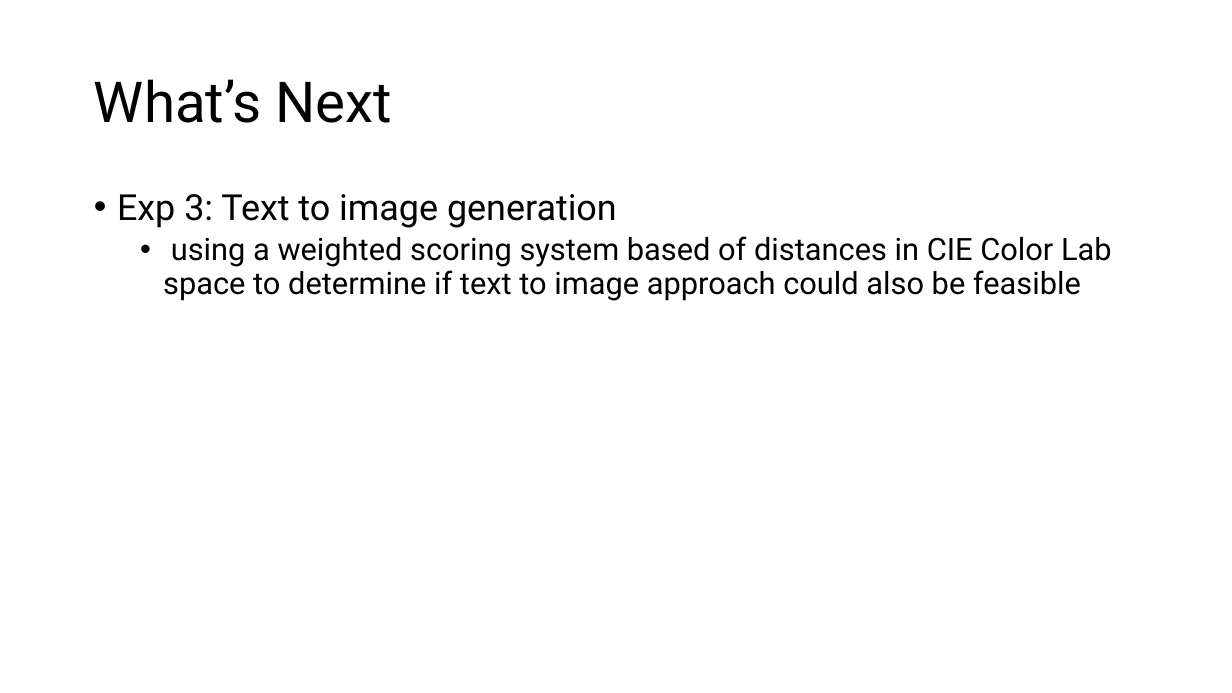
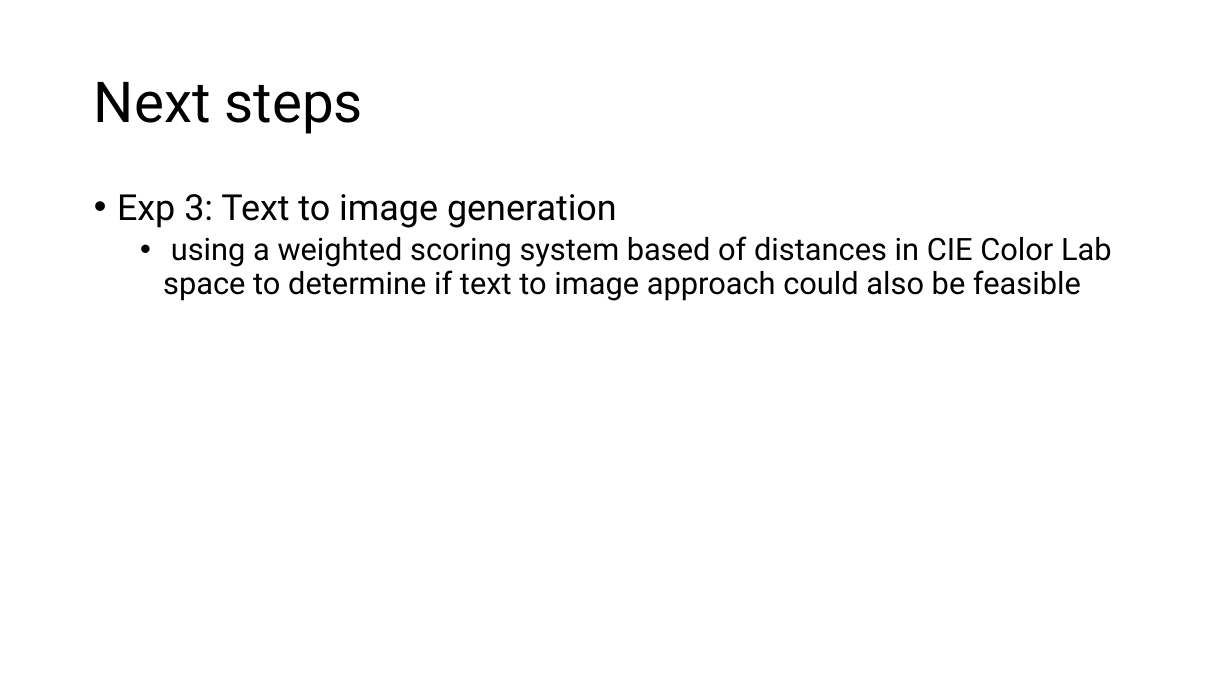
Before and after one commit to ryan-moreno/BMI_771_project, a slide deck: slide 23 of Presentation.pptx. Drawn at 1232x693 pixels with LibreOffice and Linux fonts; fonts in the diff are those of the drawing. Boxes give left, top, right and bottom in pixels: in the first picture for what was removed or moved away, otherwise in the second. Text is boxed around its words. In the diff, an @@ line names an element or a change of style, - is before the commit and + after.

```diff
--- a/Presentation.pptx
+++ b/Presentation.pptx
@@ title at (94,82,363,134): text changed @@
-What’s Next
+Next steps
```
Also in this commit, not shown: 16 other slides changed, 2 slides added, 2 slides removed.
